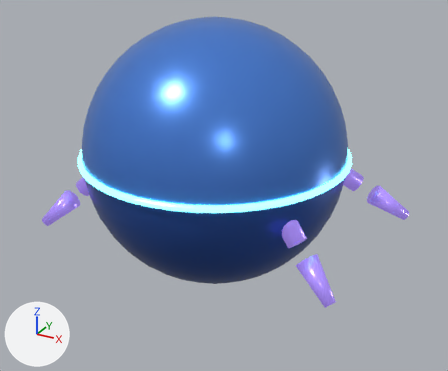
What one commit did to the glTF model bakugan-buddy/blender/out/ripple_rigged.glb.
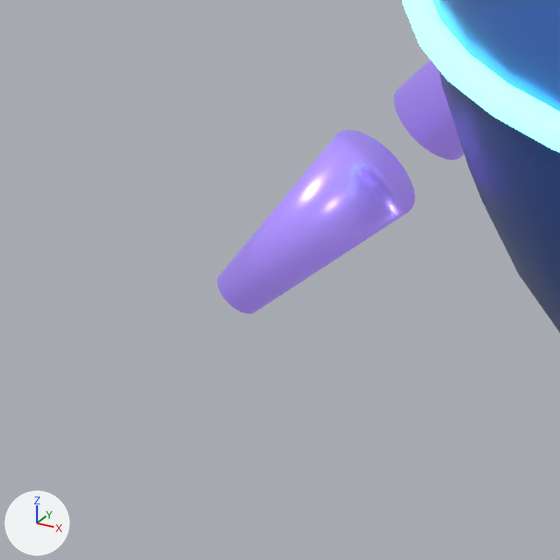
The first picture shows the older version from a 50 mm camera at (1.108, -1.945, 0.84) aimed at (0.054, -0.029, -0.118). The close-ups show the older and then the newer version on the part from 0% to 24% of the width and 45% to 74% of the height of that picture. Only the edits that show in the close-ups are written down. Arrows for +X, +Y and +Z are at lower left; the lights stay in place. Where no turn or scale is listed for an object, it has been applied to the vertices.

The scene before the commit, as lines of its bpy script (objects in view):
```python
me_sphere = bpy.data.meshes.new('Sphere')
me_sphere.from_pydata(...)  # 577 vertices, 1104 faces; spans x -0.5..0.5, y -0.5..0.5, z 0.0..0.5
me_sphere.materials.append(mat_shell)  # blue #5089e5
me_sphere_001 = bpy.data.meshes.new('Sphere.001')
me_sphere_001.from_pydata(...)  # 577 vertices, 1104 faces; spans x -0.5..0.5, y -0.5..0.5, z -0.5..0.0
me_sphere_001.materials.append(mat_shelldeep)  # blue #3059ad
me_torus = bpy.data.meshes.new('Torus')
me_torus.from_pydata(...)  # a torus around z (ring radius 0.505, tube radius 0.012) spanning x -0.517..0.517, y -0.517..0.517, z -0.012..0.012
me_torus.materials.append(mat_accent)  # cyan #7cfff6, glowing cyan #7cfff6
ob_seamring = bpy.data.objects.new('SeamRing', me_torus)
ob_seamring.location = (0.0, 0.0, 0.0)
ob_shelllower = bpy.data.objects.new('ShellLower', me_sphere_001)
ob_shelllower.location = (0.0, 0.0, 0.0)
ob_shellupper = bpy.data.objects.new('ShellUpper', me_sphere)
ob_shellupper.location = (0.0, 0.0, 0.0)
# also in view: 'CLAW_BR_Tip' at (-0.543, -0.291, -0.243); 'CLAW_BR_Arm' at (-0.38, -0.22, -0.08)
```
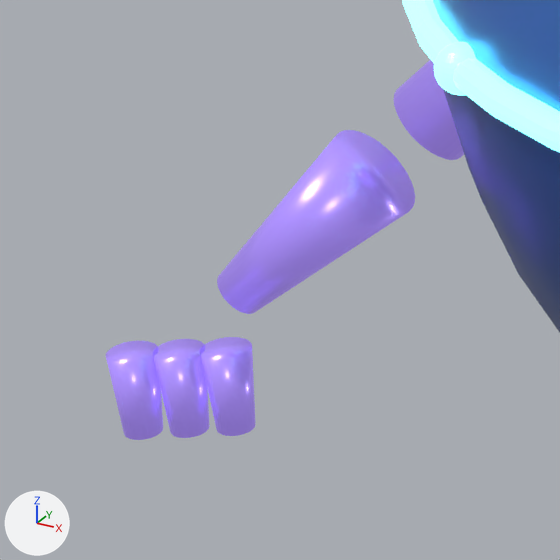
What differs and where, as boxes (x1, y1, x2, y2) in the close-ups (560 x 560 px):
'CLAW_BR_F0', added (purple): after (200, 337, 255, 436)
'CLAW_BR_F2', added (purple): after (106, 341, 163, 440)
'CLAW_BR_F1', added (purple): after (153, 339, 209, 438)
'Rivet8', added (cyan): after (434, 42, 476, 96)

Diff of the bpy script that builds the scene:
```diff
--- a/bakugan-buddy/blender/out/ripple_rigged.glb.py
+++ b/bakugan-buddy/blender/out/ripple_rigged.glb.py
@@ me_sphere_012 @@
+me_sphere_012.from_pydata(...)  # a UV sphere (32 segments, 16 rings, poles along z) spanning x -0.018..0.018, y -0.018..0.018, z -0.018..0.018
+me_sphere_012.materials.append(mat_accent)  # cyan #7cfff6, glowing cyan #7cfff6
@@ me_cone_015 @@
+me_cone_015.from_pydata(...)  # a 32-sided cut cone along z (radius 0.015 at the low end, 0.02 at the high end) spanning x -0.02..0.02, y -0.02..0.02, z -0.035..0.035
+me_cone_015.materials.append(mat_claw)  # purple #ad90ff, glowing purple #725eaa
@@ ob_rivet8 @@
+ob_rivet8 = bpy.data.objects.new('Rivet8', me_sphere_012)
+ob_rivet8.location = (-0.2525, -0.4373, 0.0)
@@ ob_claw_br_f2 @@
+ob_claw_br_f2 = bpy.data.objects.new('CLAW_BR_F2', me_cone_015)
+ob_claw_br_f2.location = (-0.68, -0.37, -0.39)
@@ ob_claw_br_f1 @@
+ob_claw_br_f1 = bpy.data.objects.new('CLAW_BR_F1', me_cone_015.copy())
+ob_claw_br_f1.location = (-0.65, -0.35, -0.39)
@@ ob_claw_br_f0 @@
+ob_claw_br_f0 = bpy.data.objects.new('CLAW_BR_F0', me_cone_015.copy())
+ob_claw_br_f0.location = (-0.62, -0.33, -0.39)
```
